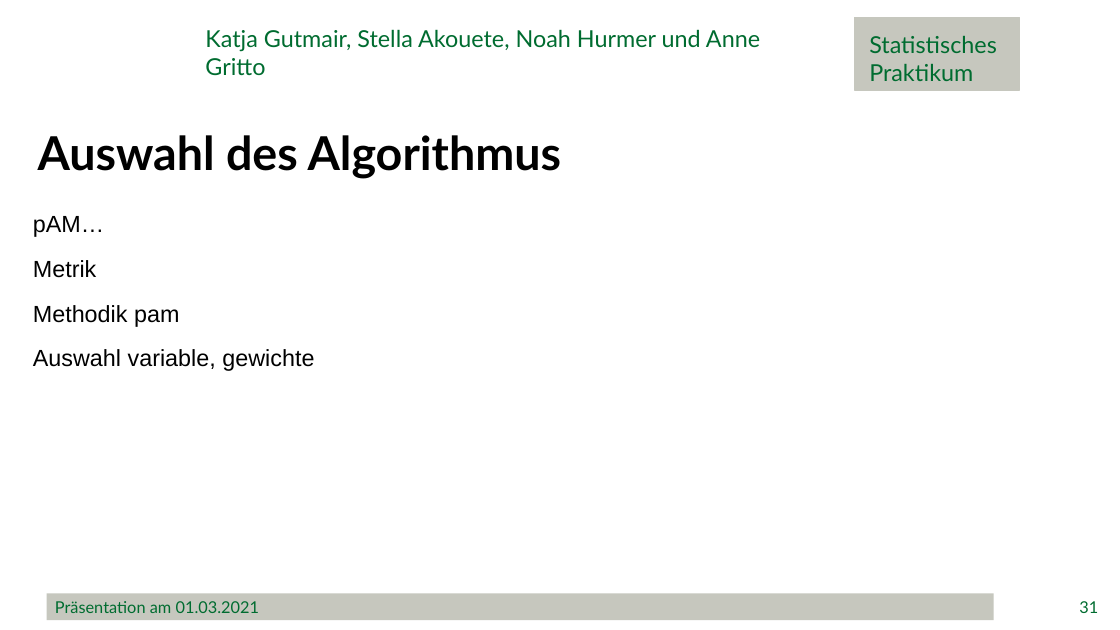
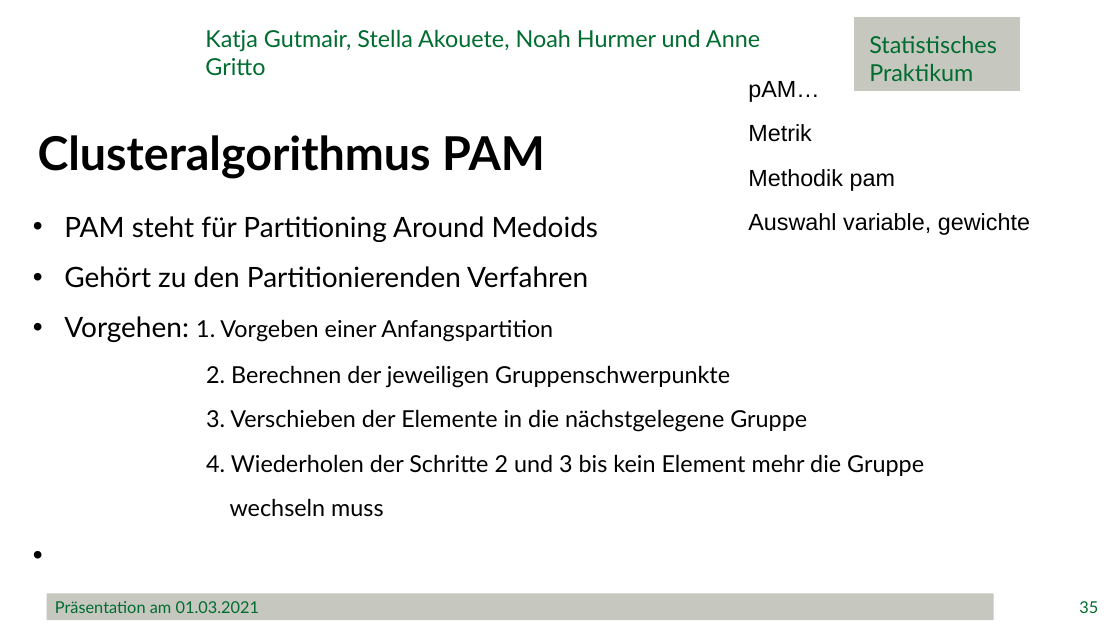
Before and after one commit to minimops/weatherFrog, a slide deck: slide 35 of documentation/ppt/Präsentation.pptx (slide 31 before the commit). Drawn at 1120x630 pixels with LibreOffice and Linux fonts; fonts in the diff are those of the drawing; background and template pictures are left out. Boxes give left, top, right and bottom in pixels: in the first picture for what was removed or moved away, otherwise in the second. Text is boxed around its words. In the diff, an @@ line names an element or a change of style, - is before the commit and + after.

```diff
--- a/documentation/ppt/Präsentation.pptx
+++ b/documentation/ppt/Präsentation.pptx
@@ text "pAM…": place and size @@
-text "pAM…" at <box>33,216,314,371</box>
+text "pAM…" at <box>748,81,1030,235</box>
@@ text at <box>38,135,545,179</box>: text changed @@
-Auswahl des Algorithmus
+Clusteralgorithmus PAM
@@ text added at <box>64,216,924,517</box>, 20 pt, text #000000 @@
+• PAM steht für Partitioning Around Medoids
+• Gehört zu den Partitionierenden Verfahren
+• Vorgehen: 1. Vorgeben einer Anfangspartition
+2. Berechnen der jeweiligen Gruppenschwerpunkte
+3. Verschieben der Elemente in die nächstgelegene Gruppe
+4. Wiederholen der Schritte 2 und 3 bis kein Element mehr die Gruppe
+wechseln muss
@@ page number at <box>1079,601,1098,613</box>: text changed @@
-31
+35
```
Also in this commit, not shown: 3 other slides changed, 4 slides added, 1 slide removed, 1 other file.
